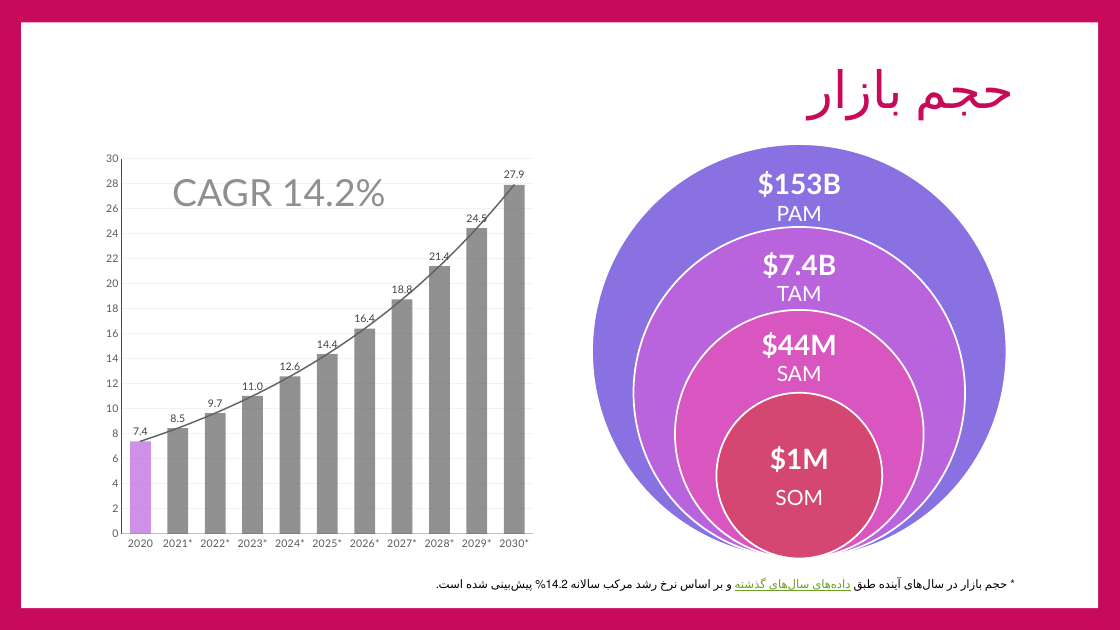
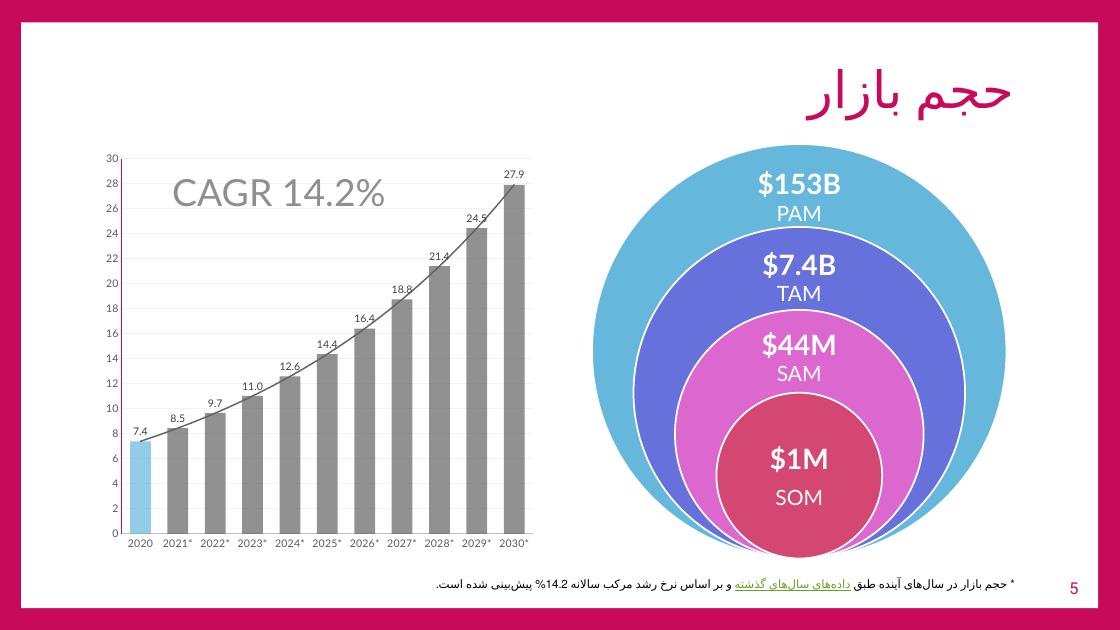
Before and after one commit to ghasemizade/talambar_cdn, a slide deck: slide 5 of business/PitchDeck/JIbres-PitchDeck-v1.pptx. Drawn at 1120x630 pixels with LibreOffice and Linux fonts; fonts in the diff are those of the drawing; background and template pictures are left out. Boxes give left, top, right and bottom in pixels: in the first picture for what was removed or moved away, otherwise in the second. Text is boxed around its words. In the diff, an @@ line names an element or a change of style, - is before the commit and + after.

```diff
--- a/business/PitchDeck/JIbres-PitchDeck-v1.pptx
+++ b/business/PitchDeck/JIbres-PitchDeck-v1.pptx
@@ column chart at (97,145,542,559) @@
@@ colours of single points changed @@
@@ ellipse at (592,145,1007,559): fill #8971E1 to #66B7DC @@
@@ ellipse at (634,227,965,559): fill #B963DD to #6771DC @@
@@ ellipse at (676,310,924,559): fill #D955BF to #DC67CE @@
@@ page number added at (1069,582,1078,594), 14 pt, text #C80A5A @@
+5
```
Also in this commit, not shown: 11 other slides changed, 1 slide added, 1 slide removed, 2 other files.
